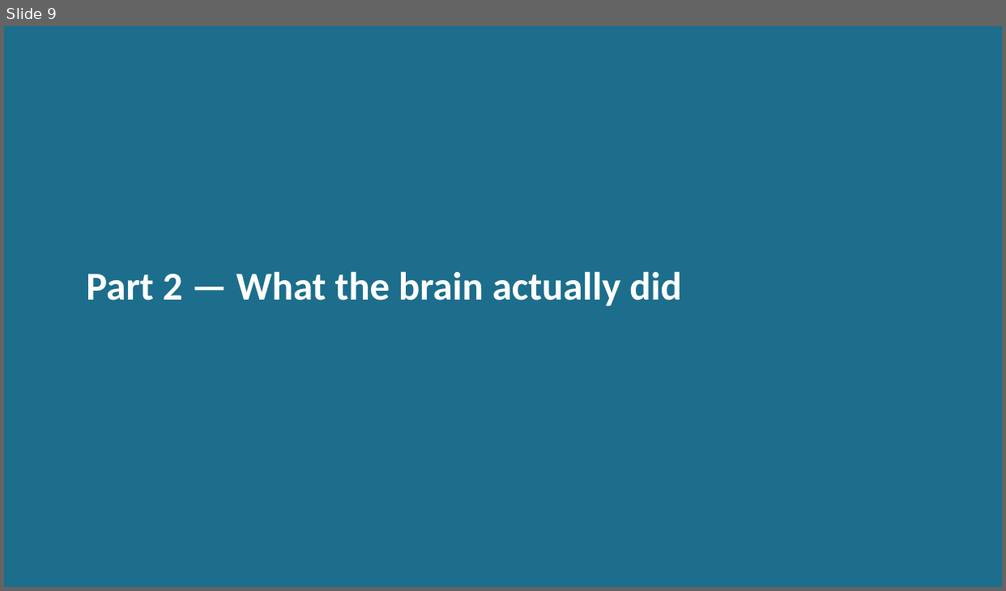
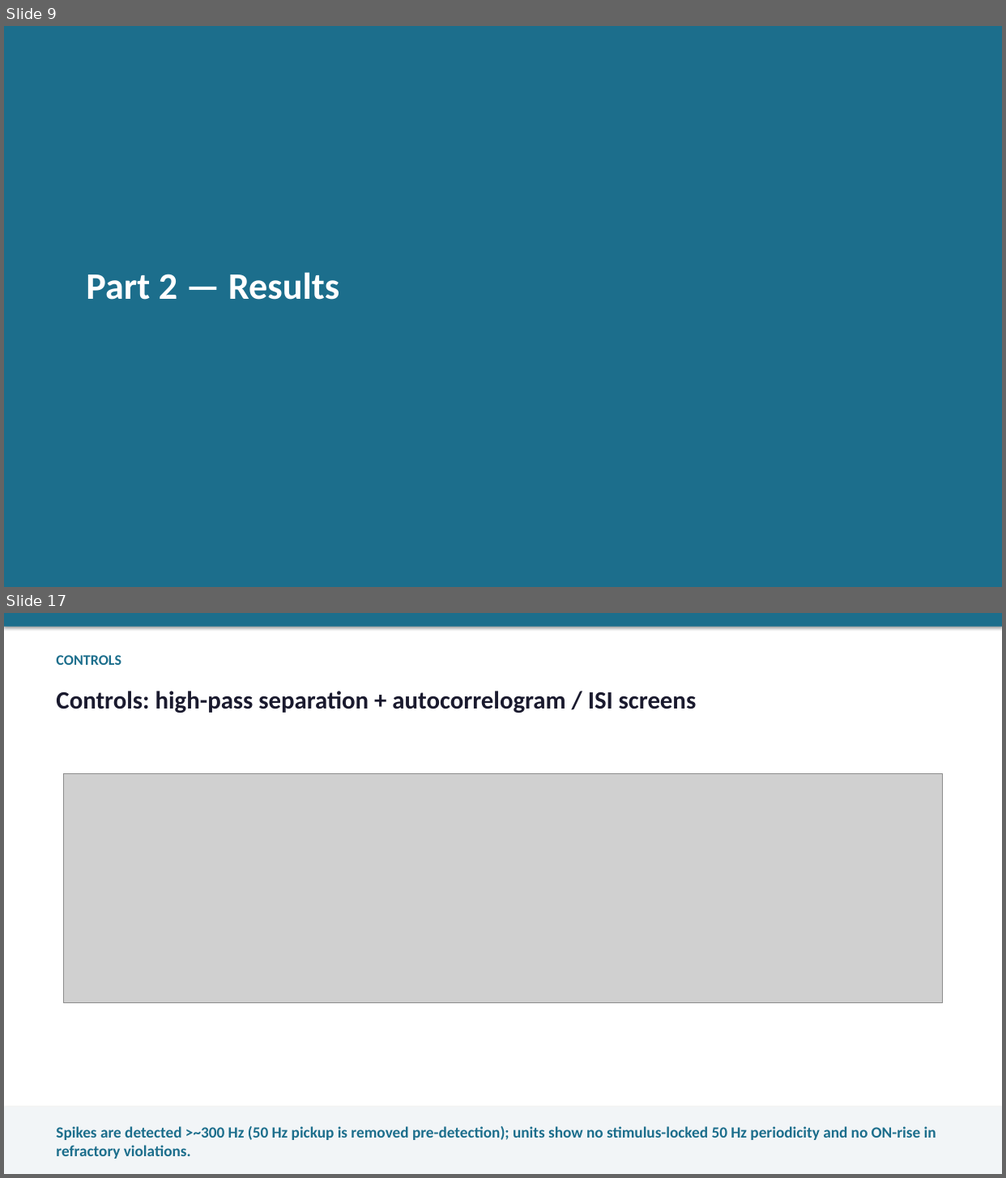
Before and after one commit to wehabit/hpaticmousebuzsakilab, a slide deck: presentation/haptic_brain_talk.pptx. Shown one above the other, each under a label of ours: slide 9 before the commit, slides 9 and 17 after it; the slides between them are not shown. The pictures are 1006x591 and 1006x1178 pixels, drawn with LibreOffice and Linux fonts; fonts in the diff are those of the drawing; grey boxes stand for pictures. Boxes give left, top, right and bottom in pixels: in the first picture for what was removed or moved away, otherwise in the second. Text is boxed around its words. In the diff, an @@ line names an element or a change of style, - is before the commit and + after.

```diff
--- a/presentation/haptic_brain_talk.pptx
+++ b/presentation/haptic_brain_talk.pptx
@@ slide 17 added at [4, 613, 1002, 1174], background #FFFFFF @@
@@ rectangle added at [4, 613, 1002, 627], fill #1C6E8C @@
@@ text added at [56, 655, 121, 665], 14 pt, text #1C6E8C, bold @@
+CONTROLS
@@ text added at [56, 691, 697, 713], 24 pt, text #1A1A2E, bold @@
+Controls: high-pass separation + autocorrelogram / ISI screens
@@ picture added at [64, 774, 942, 1003] @@
@@ rectangle added at [4, 1107, 1002, 1174], fill #F2F5F7 @@
@@ text added at [56, 1127, 936, 1159], 15 pt, text #1C6E8C, bold @@
+Spikes are detected >~300 Hz (50 Hz pickup is removed pre-detection); units show no stimulus-locked 50 Hz periodicity and no ON-rise in refractory violations.
@@ slide 9 changed as well @@
@@ text at [86, 272, 339, 300]: text changed; size 38 to 36 pt @@
-Part 2 — What the brain actually did
+Part 2 — Results
```
Also in this commit, not shown: 18 other slides changed, 6 other slides added, 7 slides removed, 9 other files.
